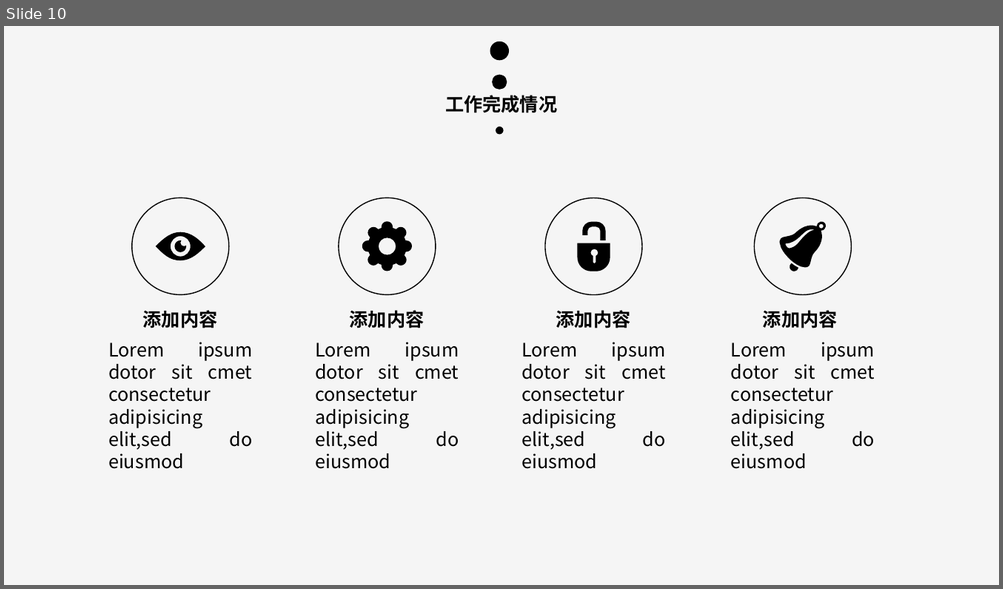
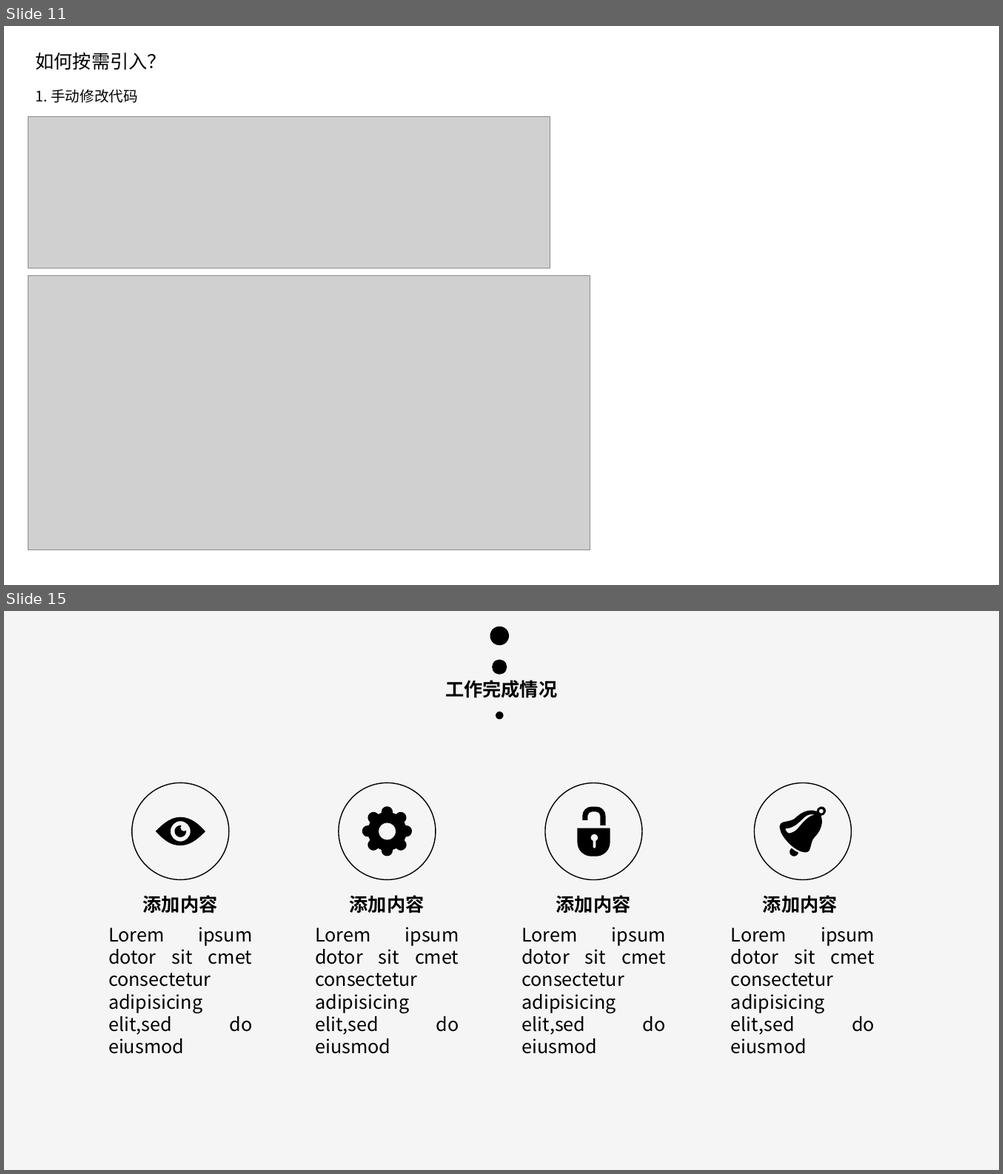
Before and after one commit to alysee0079/blog, a slide deck: 性能优化/演示文稿1.pptx. Shown one above the other, each under a label of ours: slide 10 before the commit, slides 11 and 15 after it; the slides between them are not shown. The pictures are 1003x589 and 1003x1174 pixels, drawn with LibreOffice and Linux fonts; fonts in the diff are those of the drawing; grey boxes stand for pictures. Boxes give left, top, right and bottom in pixels: in the first picture for what was removed or moved away, otherwise in the second. Text is boxed around its words. In the diff, an @@ line names an element or a change of style, - is before the commit and + after.

```diff
--- a/性能优化/演示文稿1.pptx
+++ b/性能优化/演示文稿1.pptx
@@ slide 11 added at (4, 26, 999, 585), background #FFFFFF @@
@@ text added at (36, 52, 166, 70), 18 pt, text #000000 @@
+如何按需引入？
@@ text added at (36, 89, 138, 103), 14 pt, text #000000 @@
+1. 手动修改代码
@@ picture added at (28, 117, 549, 269) @@
@@ picture added at (28, 276, 589, 551) @@
@@ what was slide 10 is now slide 15 @@
```
Also in this commit, not shown: 4 other slides added, 19 other files.
